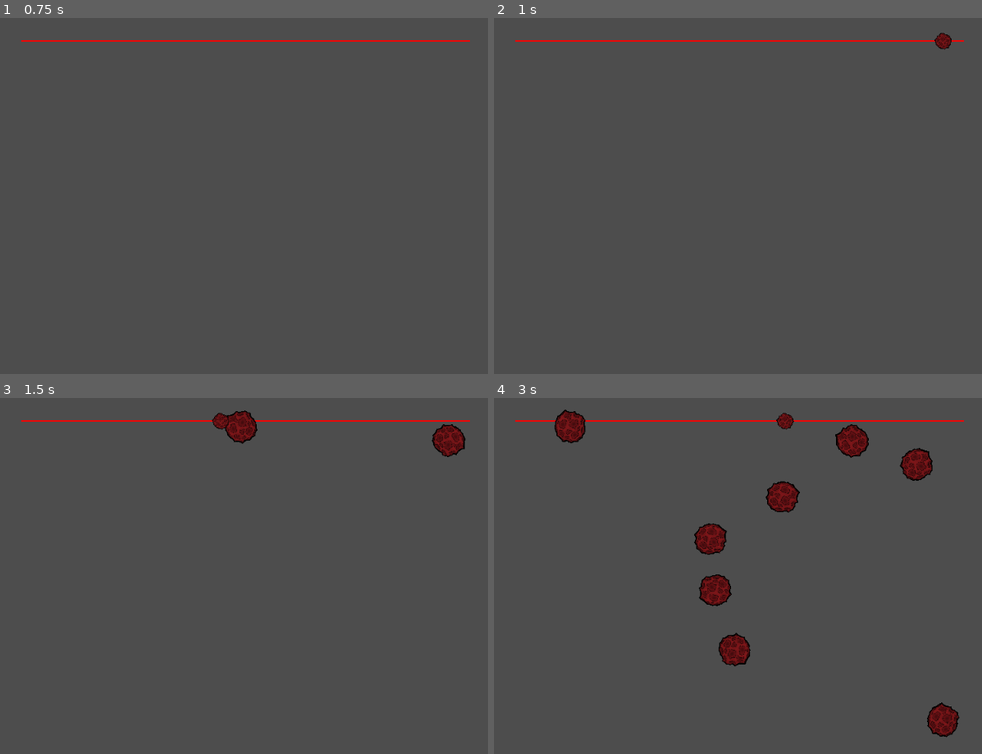
Above: before the commit, frames 1-4 (two rows, left to right).
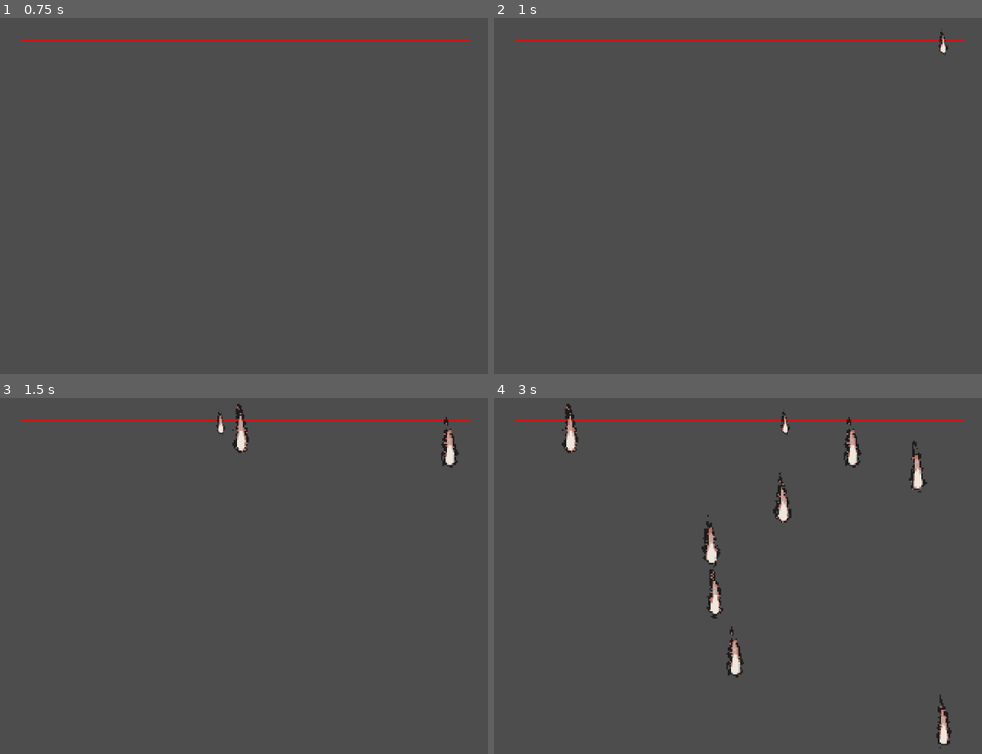
Above: after the commit, the same moments.

Repository: Arsen-PhylJoy/GBJam-11-BCPSW
Game: Godot game, scene res://_debug/test_levels/test_level_meteorite_spawner.tscn
The game is run twice, just before and just after one commit, with the same random seed, the same clock (stepped at 60 frames per second) and the same inputs. This scene is started directly instead of the project's main scene.
Inputs:
- Up to frame 1 (0.75 s): tap Enter (start) at 0.5 s; hold Right (dpad_right) from 0.53 s (still down); hold Enter (start) from 0.53 s (still down)
- Up to frame 2 (1 s): keep holding Right (dpad_right); keep holding Enter (start)
- Up to frame 3 (1.5 s): release Right (dpad_right) at 1.28 s; release Enter (start) at 1.28 s; hold Left (dpad_left) from 1.28 s (still down); tap Enter (start) at 1.35 s
- Up to frame 4 (3 s): release Left (dpad_left) at 2.03 s; hold Enter (start) 2.03-2.78 s; hold Right (dpad_right) from 2.03 s (still down); tap Enter (start) at 2.85 s

Frame 1 is identical in both runs. In frame 2, 0.1% of the frame differs, in the area x 90-94%, y 3-11%; in frame 3, 1.2%; in frame 4, 4.5%, in the area x 12-96%, y 1-99%.

Commit message:
straight meteorite and cleanup code

Diff:
--- a/Menu_System/Scenes/main_menu.tscn
+++ b/Menu_System/Scenes/main_menu.tscn
@@ -38,7 +38,7 @@
 text = "PLAY GAME"
 script = ExtResource("2_bqwm6")
 
-[node name="Sprite2D" type="Sprite2D" parent="."]
+[node name="background" type="Sprite2D" parent="."]
 z_index = -1
 position = Vector2(40, 57)
 texture = ExtResource("4_jx8uq")
--- a/game/levels/level_1_alpha_test.gd
+++ b/game/levels/level_1_alpha_test.gd
@@ -60,6 +60,5 @@
 	$"Pause Timer".start()
 
 func on_defeat() -> void:
-	print("You dieded")
 	await get_tree().create_timer(2.0).timeout
 	emit_signal("defeat")
--- a/scenes/projectiles/meteorite/meteorite.tscn
+++ b/scenes/projectiles/meteorite/meteorite.tscn
@@ -1,10 +1,48 @@
-[gd_scene load_steps=4 format=3 uid="uid://cubs0v07ul4y8"]
+[gd_scene load_steps=7 format=3 uid="uid://cubs0v07ul4y8"]
 
 [ext_resource type="Script" path="res://scripts/projectiles/meteorite/meteorite.gd" id="1_r1rqi"]
-[ext_resource type="Texture2D" uid="uid://bot888nwa5sin" path="res://assets/graphic/projectiles/temporary_meteorite.png" id="2_h1e3c"]
+[ext_resource type="Texture2D" uid="uid://8jl7wasoufda" path="res://assets/graphic/environment/env_01/foreground/objects/sprite_sheets/env_01_meteor_01_fall_spritesheet.png" id="2_csldx"]
 
 [sub_resource type="CircleShape2D" id="CircleShape2D_8uvon"]
 radius = 22.0227
+
+[sub_resource type="Animation" id="Animation_mut7f"]
+length = 0.001
+tracks/0/type = "value"
+tracks/0/imported = false
+tracks/0/enabled = true
+tracks/0/path = NodePath("meteorite_sprite:frame")
+tracks/0/interp = 1
+tracks/0/loop_wrap = true
+tracks/0/keys = {
+"times": PackedFloat32Array(0),
+"transitions": PackedFloat32Array(1),
+"update": 1,
+"values": [0]
+}
+
+[sub_resource type="Animation" id="Animation_xeuf1"]
+resource_name = "meteorite"
+length = 1.2
+loop_mode = 1
+tracks/0/type = "value"
+tracks/0/imported = false
+tracks/0/enabled = true
+tracks/0/path = NodePath("meteorite_sprite:frame")
+tracks/0/interp = 1
+tracks/0/loop_wrap = true
+tracks/0/keys = {
+"times": PackedFloat32Array(0, 0.1, 0.2, 0.3, 0.4, 0.5, 0.6, 0.7, 0.8, 0.9, 1, 1.1),
+"transitions": PackedFloat32Array(1, 1, 1, 1, 1, 1, 1, 1, 1, 1, 1, 1),
+"update": 1,
+"values": [0, 1, 2, 3, 4, 5, 6, 7, 8, 9, 10, 11]
+}
+
+[sub_resource type="AnimationLibrary" id="AnimationLibrary_su1q1"]
+_data = {
+"RESET": SubResource("Animation_mut7f"),
+"meteorite": SubResource("Animation_xeuf1")
+}
 
 [node name="Meteorite" type="RigidBody2D" groups=["Meteorite"]]
 collision_layer = 2
@@ -15,12 +53,17 @@
 angular_damp_mode = 1
 script = ExtResource("1_r1rqi")
 
-[node name="MeteoriteSprite" type="Sprite2D" parent="."]
-scale = Vector2(-0.025, -0.025)
-texture = ExtResource("2_h1e3c")
+[node name="meteorite_sprite" type="Sprite2D" parent="."]
+texture = ExtResource("2_csldx")
+hframes = 12
 
-[node name="MeteoriteCollisionShape" type="CollisionShape2D" parent="."]
+[node name="meteorite_collider" type="CollisionShape2D" parent="."]
 scale = Vector2(0.465, 0.447)
 shape = SubResource("CircleShape2D_8uvon")
 
+[node name="meteorite_animation" type="AnimationPlayer" parent="."]
+libraries = {
+"": SubResource("AnimationLibrary_su1q1")
+}
+
 [connection signal="body_entered" from="." to="." method="_on_body_entered"]
--- a/scripts/projectiles/meteorite/meteorite.gd
+++ b/scripts/projectiles/meteorite/meteorite.gd
@@ -1,9 +1,13 @@
 extends RigidBody2D
+
+func _ready() -> void:
+	$meteorite_animation.play("meteorite")
 
 func _exit_tree() -> void:
 	self.queue_free()
 
-
+func _process(_delta) -> void:
+	$".".rotation = 0.0
 
 func _on_body_entered(body: Node) -> void:
 	if(body.is_in_group("Ground")):
